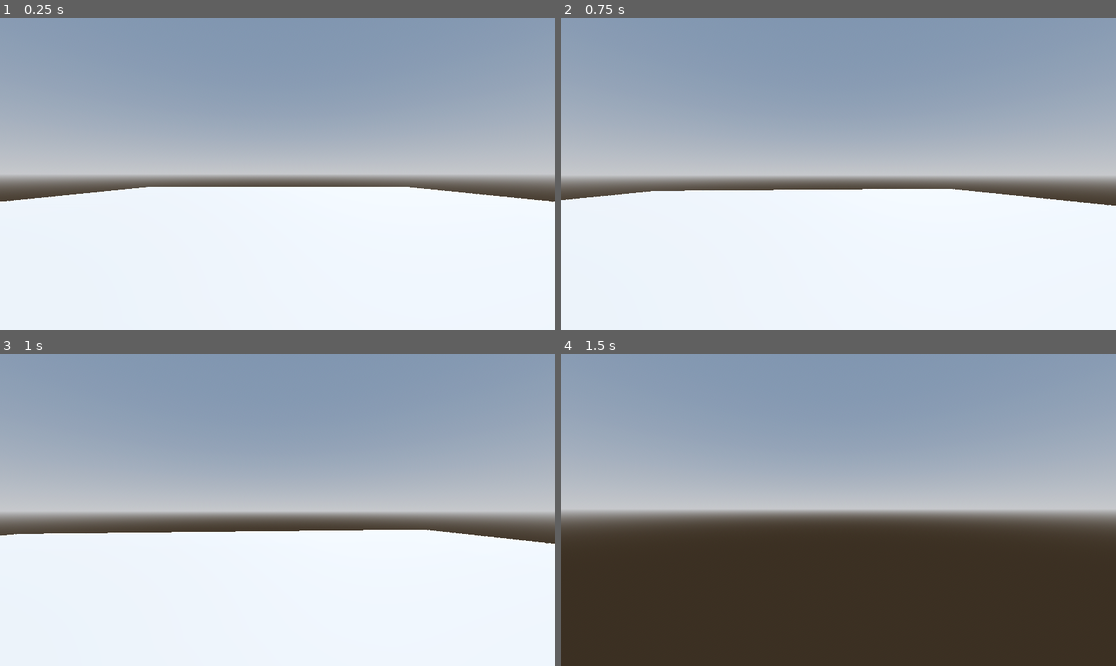
Above: before the commit, frames 1-4 (two rows, left to right).
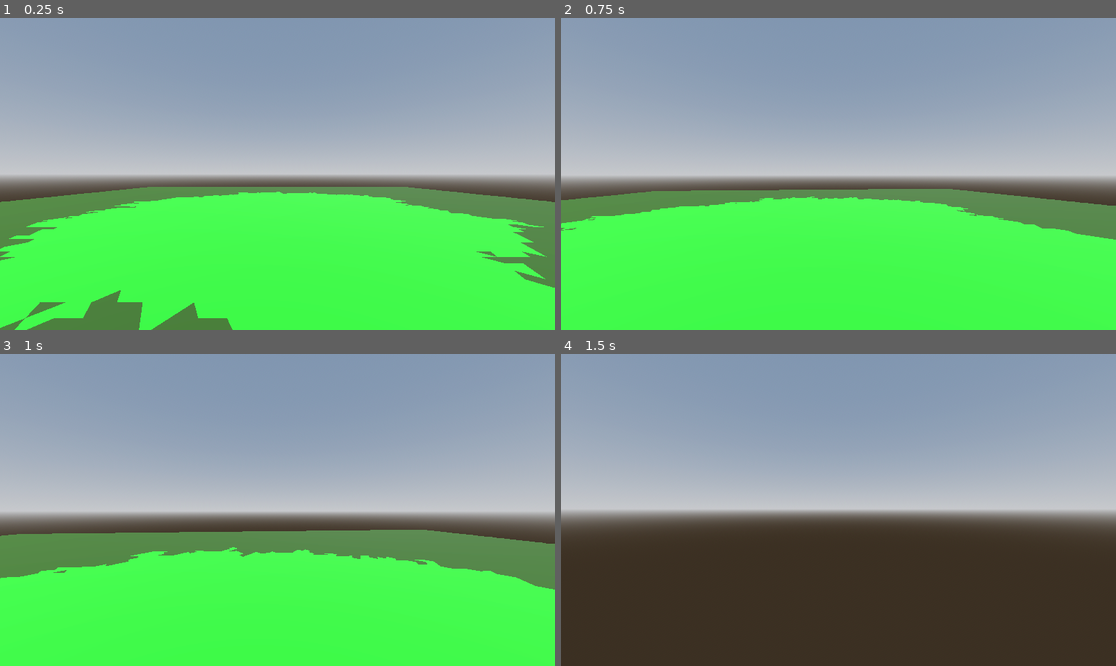
Above: after the commit, the same moments.

Repository: MichaelReel/Faster-Island-Generation
Game: Godot game, scene res://Main.tscn
Same seed, same stepped clock (60 frames per second), same inputs: the game is played once before the commit and once after it.
Inputs (mouse positions are in pixels of both pictures, inside the frame that each line leads up to):
- Up to frame 1 (0.25 s): no input
- Up to frame 2 (0.75 s): tap Enter at 0.5 s; move the mouse to (866, 174) at 0.52 s; hold W (forward) from 0.53 s (still down)
- Up to frame 3 (1 s): keep holding W (forward)
- Up to frame 4 (1.5 s): keep holding W (forward); move the mouse to (810, 510) at 1.27 s

The runs differ from the first frame. In frame 1, 45% of the frame differs, in the area x 0-100%, y 54-100%; in frame 2, 44%; in frame 3, 43%; in frame 4, nothing differs.

Commit message:
Managed to get the per-basic island shape

Diff:
--- a/Main.tscn
+++ b/Main.tscn
@@ -16,6 +16,12 @@
 tonemap_mode = 2
 glow_enabled = true
 
+[sub_resource type="StandardMaterial3D" id="StandardMaterial3D_582fk"]
+albedo_color = Color(0.121569, 0.227451, 0.027451, 1)
+
+[sub_resource type="StandardMaterial3D" id="StandardMaterial3D_g3d72"]
+albedo_color = Color(0.0862745, 0.611765, 0.0784314, 1)
+
 [node name="Main" type="Node3D"]
 
 [node name="WorldEnvironment" type="WorldEnvironment" parent="."]
@@ -27,6 +33,9 @@
 
 [node name="GeneratedIsland" parent="." instance=ExtResource("1_77t7i")]
 bounds_side = 100.0
+island_cell_count = 7202
+sub_water = SubResource("StandardMaterial3D_582fk")
+ground = SubResource("StandardMaterial3D_g3d72")
 
 [node name="FlyingCameraControl" parent="." instance=ExtResource("2_gt1th")]
 transform = Transform3D(1, 0, 0, 0, 1, 0, 0, 0, 1, 0, 5, 30)
--- a/island/GeneratedIsland.gd
+++ b/island/GeneratedIsland.gd
@@ -11,19 +11,30 @@
 		tri_side = value
 		_changes_pending = true
 
+@export var island_cell_count: int = 1000 :
+	set(value):
+		island_cell_count = value
+		_changes_pending = true
+
 @export var random_seed: int = -2147483648 :
 	set(value):
 		random_seed = value
 		_changes_pending = true
 
+@export_category("debug_materials")
+@export var sub_water: Material = Material.new()
+@export var ground: Material = Material.new()
+
 @onready var bounds : Mesh = $BoundsMesh.mesh
+@onready var material_lib: MaterialLib = MaterialLib.new()
 
 var _terrain_manager : TerrainManager
 var _changes_pending : bool = true
 var _mesh_instance_dict : Dictionary = {}
 
 func _ready() -> void:
-	pass
+	material_lib.set_material("sub_water", sub_water)
+	material_lib.set_material("ground", ground)
 
 func _process(delta: float) -> void:
 	if not _changes_pending:
@@ -36,13 +47,13 @@
 
 func _tool_execute(_delta: float) -> void:
 	bounds.size = Vector2.ONE * bounds_side
-	_terrain_manager = TerrainManager.new(random_seed, tri_side, bounds_side)
+	_terrain_manager = TerrainManager.new(random_seed, material_lib, tri_side, bounds_side, island_cell_count)
 	var _err2 = _terrain_manager.connect("stage_complete", _on_stage_complete)
-	_terrain_manager.perform("Grid Stage")
+	_terrain_manager.perform("Outline Stage")
 
 func _game_execute(_delta: float) -> void:
 	bounds.size = Vector2.ONE * bounds_side
-	_terrain_manager = TerrainManager.new(random_seed, tri_side, bounds_side)
+	_terrain_manager = TerrainManager.new(random_seed, material_lib, tri_side, bounds_side, island_cell_count)
 	var _err1 = _terrain_manager.connect("all_stages_complete", _on_all_stages_complete)
 	var _err2 = _terrain_manager.connect("stage_complete", _on_stage_complete)
 	var _err3 = _terrain_manager.connect("stage_percent_complete", _on_stage_percent_complete)
@@ -63,6 +74,7 @@
 		if mesh_name in _mesh_instance_dict:
 			remove_child(_mesh_instance_dict[mesh_name])
 		var mesh_instance: MeshInstance3D = MeshInstance3D.new()
-		mesh_instance.mesh = mesh_dict[mesh_name]
+		var new_mesh = mesh_dict[mesh_name]
+		mesh_instance.mesh = new_mesh
 		_mesh_instance_dict[mesh_name] = mesh_instance
 		add_child(mesh_instance)
--- a/island/GeneratedIsland.tscn
+++ b/island/GeneratedIsland.tscn
@@ -1,7 +1,15 @@
-[gd_scene load_steps=5 format=3 uid="uid://qyqjsv6gy5sa"]
+[gd_scene load_steps=7 format=3 uid="uid://qyqjsv6gy5sa"]
 
 [ext_resource type="Script" path="res://island/GeneratedIsland.gd" id="1_v0fho"]
 [ext_resource type="Shader" path="res://island/material/debug_outline.gdshader" id="2_fcc08"]
+
+[sub_resource type="Material" id="Material_6k20l"]
+resource_local_to_scene = false
+resource_name = ""
+
+[sub_resource type="Material" id="Material_5jwn0"]
+resource_local_to_scene = false
+resource_name = ""
 
 [sub_resource type="ShaderMaterial" id="ShaderMaterial_54e7f"]
 render_priority = 0
@@ -9,10 +17,13 @@
 
 [sub_resource type="PlaneMesh" id="PlaneMesh_qw12c"]
 material = SubResource("ShaderMaterial_54e7f")
-size = Vector2(100, 100)
+size = Vector2(50, 50)
+center_offset = Vector3(0, -0.5, 0)
 
 [node name="GeneratedIsland" type="Node3D"]
 script = ExtResource("1_v0fho")
+sub_water = SubResource("Material_6k20l")
+ground = SubResource("Material_5jwn0")
 
 [node name="BoundsMesh" type="MeshInstance3D" parent="."]
 mesh = SubResource("PlaneMesh_qw12c")
--- a/island/generation/TerrainManager.gd
+++ b/island/generation/TerrainManager.gd
@@ -9,20 +9,25 @@
 signal all_stages_complete()
 
 var _grid_manager: GridManager
+var _outline_manager: OutlineManager
 
 func _init(
 	random_seed: int,
+	material_lib: MaterialLib,
 	tri_side: float,
-	bounds_side: float
+	bounds_side: float,
+	island_cell_limit: int,
 ) -> void:
 	var rng = RandomNumberGenerator.new()
 	rng.seed = random_seed
 	var points_per_row = int(bounds_side / tri_side)
-	_grid_manager = GridManager.new(tri_side, points_per_row)
+	_grid_manager = GridManager.new(tri_side, points_per_row, material_lib)
+	_outline_manager = OutlineManager.new(_grid_manager, island_cell_limit, material_lib, rng.randi())
 
 func perform(up_to_stage_with_name: String = "") -> void:
 	var stages: Array[Stage] = [
-		_grid_manager
+		_grid_manager,
+		_outline_manager,
 	]
 
 	for stage in stages:
--- a/island/generation/grid/GridManager.gd
+++ b/island/generation/grid/GridManager.gd
@@ -6,11 +6,11 @@
 var _tri_cell_layer: TriCellLayer
 var _grid_mesh: GridMesh
 
-func _init(tri_side: float, points_per_row: int) -> void:
+func _init(tri_side: float, points_per_row: int, material_lib: MaterialLib) -> void:
 	_point_layer = PointLayer.new(tri_side, points_per_row)
 	_edge_layer = EdgeLayer.new(_point_layer)
 	_tri_cell_layer = TriCellLayer.new(_point_layer, _edge_layer)
-	_grid_mesh = GridMesh.new(_point_layer, _tri_cell_layer)
+	_grid_mesh = GridMesh.new(_point_layer, _tri_cell_layer, material_lib)
 
 func perform() -> void:
 	emit_signal("percent_complete", self, 0.0)
@@ -30,3 +30,6 @@
 	return {
 		"terrain": _grid_mesh
 	}
+
+func get_tri_cell_layer() -> TriCellLayer:
+	return _tri_cell_layer
--- a/island/generation/grid/geometry/TriCellLayer.gd
+++ b/island/generation/grid/geometry/TriCellLayer.gd
@@ -6,7 +6,6 @@
 var _tri_per_row: int
 var _tri_rows: int
 var _cells: Array[PackedInt64Array] = []
-#var _edge_neighbour_indices: Array[PackedInt64Array] = []
 
 func _init(point_layer: PointLayer, edge_layer: EdgeLayer) -> void:
 	_point_layer = point_layer
@@ -22,16 +21,17 @@
 			var new_triangle: PackedInt64Array = _create_tri_cell(Vector2i(tri_col_ind, tri_row_ind))
 			_cells.append(new_triangle)
 
-#	for tri_cell_ind in range(len(_cells)):
-#		_edge_neighbour_indices.append(_get_edge_sharing_neighbours(tri_cell_ind))
-
 func get_triangles_as_vector3_arrays() -> Array:
 	"""Return each triangle as an array of 3d vectors for surface creation"""
-	var vec3_array: Array = _cells.map(get_triangle_as_vector3_array_for_index)
+	var vec3_array: Array = _cells.map(get_points_as_vector3_array_for_point_indices)
 	return vec3_array
 
-func get_triangle_as_vector3_array_for_index(point_indices: PackedInt64Array) -> PackedVector3Array:
-	"""Return individual triangle as an array of 3d vectors"""
+func get_triangle_as_vector3_array_for_index(triangle_index: int) -> PackedVector3Array:
+	"""Return the points of triangle, by index, as an array of 3d vectors"""
+	return get_points_as_vector3_array_for_point_indices(_cells[triangle_index])
+
+func get_points_as_vector3_array_for_point_indices(point_indices: PackedInt64Array) -> PackedVector3Array:
+	"""Return an array from a list of point indices as an array of 3d vectors"""
 	return PackedVector3Array(Array(point_indices).map(get_point_as_vector3))
 
 func get_point_as_vector3(point_index: int, height: float = 0) -> Vector3:
@@ -84,27 +84,8 @@
 func _point_index(vector: Vector2i) -> int:
 	return _point_layer.get_point_index_for_vector2i(vector)
 
-#func _get_edge_sharing_neighbours(tri_cell_ind: int) -> PackedInt64Array:
-#	"""
-#	Return the immediate, edge sharing, neighbours for a given cell
-#	as an array of indexes of tri_cells.
-#
-#	The neighbours will be the last and next on the same row, appart from the ends
-#	and the adjacent on the above or below row, depending on the orientation of the cell.
-#	"""
-#	var tri_cell_coords = get_tri_cell_vector2i_for_index(tri_cell_ind)
-#
-#	var neighbours: PackedInt64Array = []
-#	# Include cell to the left, if there is one
-#	if tri_cell_coords.x - 1 >= 0:
-#		neighbours.append(get_tri_cell_index_for_vector2i(tri_cell_coords + Vector2i(-1, 0)))
-#
-#	# Include cell to the right, if there is one
-#	if tri_cell_coords.x + 1 < _tri_per_row:
-#		neighbours.append(get_tri_cell_index_for_vector2i(tri_cell_coords + Vector2i(+1, 0)))
-#
-#	# Include the cell in the adjacent row where the flat edge is, if the cell exists
-#	var inter_row_dir: int = get_tri_cell_horizontal_border(tri_cell_coords)
-#	if tri_cell_coords.y + inter_row_dir >= 0 and tri_cell_coords.y + inter_row_dir < _tri_rows:
-#		neighbours.append(get_tri_cell_index_for_vector2i(tri_cell_coords + Vector2i(0, inter_row_dir)))
-#	return neighbours
+func get_cell_count() -> int:
+	return len(_cells)
+
+func get_triangles_grid_dimensions() -> Vector2i:
+	return Vector2i(_tri_per_row, _tri_rows)
--- a/island/generation/grid/mesh/GridMesh.gd
+++ b/island/generation/grid/mesh/GridMesh.gd
@@ -3,15 +3,19 @@
 
 var _point_layer: PointLayer
 var _tri_cell_layer: TriCellLayer
+var _material_lib: MaterialLib
 
-func _init(point_layer: PointLayer, tri_cell_layer: TriCellLayer) -> void:
+func _init(point_layer: PointLayer, tri_cell_layer: TriCellLayer, material_lib: MaterialLib) -> void:
 	_point_layer = point_layer
 	_tri_cell_layer = tri_cell_layer
+	_material_lib = material_lib
 
 func perform() -> void:
 	var triangle_arrays: = _tri_cell_layer.get_triangles_as_vector3_arrays()
 	var surface_tool: SurfaceTool = SurfaceTool.new()
 	surface_tool.begin(Mesh.PRIMITIVE_TRIANGLES)
+	var material: Material = _material_lib.get_material("sub_water")
+	surface_tool.set_material(material)
 	for triangle_vertices in triangle_arrays:
 		for vertex in triangle_vertices:
 			surface_tool.add_vertex(vertex)
--- /dev/null
+++ b/island/generation/outline/OutlineManager.gd
@@ -0,0 +1,37 @@
+class_name OutlineManager
+extends Stage
+
+var _grid_manager: GridManager
+var _island_cell_limit: int
+var _region_cell_layer: RegionCellLayer
+var _island_outline_layer: IslandOutlineLayer
+var _island_outline_mesh: IslandOutlineMesh
+var _rng := RandomNumberGenerator.new()
+
+func _init(grid_manager: GridManager, island_cell_limit: int, material_lib: MaterialLib, rng_seed: int) -> void:
+	_grid_manager = grid_manager
+	_island_cell_limit = island_cell_limit
+	_rng.seed = rng_seed
+
+	_region_cell_layer = RegionCellLayer.new(_grid_manager.get_tri_cell_layer())
+	_island_outline_layer = IslandOutlineLayer.new(_region_cell_layer, _island_cell_limit, _rng.randi())
+	_island_outline_mesh = IslandOutlineMesh.new(
+		_grid_manager.get_tri_cell_layer(), _region_cell_layer, _island_outline_layer, material_lib
+	)
+
+func perform() -> void:
+	emit_signal("percent_complete", self, 0.0)
+	_region_cell_layer.perform()
+	emit_signal("percent_complete", self, 33.3)
+	_island_outline_layer.perform()
+	emit_signal("percent_complete", self, 66.6)
+	_island_outline_mesh.perform()
+	emit_signal("percent_complete", self, 100.0)
+
+func _to_string() -> String:
+	return "Outline Stage"
+
+func get_mesh_dict() -> Dictionary:
+	return {
+		"terrain": _island_outline_mesh
+	}
--- /dev/null
+++ b/island/generation/outline/geometry/IslandOutlineLayer.gd
@@ -0,0 +1,46 @@
+class_name IslandOutlineLayer
+extends Object
+
+var _region_cell_layer: RegionCellLayer
+var _region: Region
+var _cell_limit: int
+var _rng := RandomNumberGenerator.new()
+
+func _init(region_cell_layer: RegionCellLayer, cell_limit: int, rng_seed: int) -> void:
+	_region_cell_layer = region_cell_layer
+	_region = Region.new(_region_cell_layer, _region_cell_layer.get_region_ref())
+
+	_cell_limit = cell_limit
+	_rng.seed = rng_seed
+
+func perform() -> void:
+	var start_triangle_index = _region_cell_layer.get_middle_triangle_index()
+	_region.add_cell_index_to_front(start_triangle_index)
+	_expand_region_up_to_cell_count()
+
+func _expand_region_up_to_cell_count() -> void:
+	var expansion_done := false
+	while not expansion_done:
+		var front_spent = expand_region_into_parent(_region, _rng)
+		if front_spent or _region.get_cell_count() >= _cell_limit:
+			expansion_done = true
+
+func expand_region_into_parent(region: Region, rng: RandomNumberGenerator) -> bool:
+	"""
+	Extend by a cell into the parent medium
+	Return true if there is no space left
+	"""
+	if region.front_empty():
+		return true
+
+	var random_front_cell = region.random_front_cell_index(rng)
+
+	for neighbour_index in _region_cell_layer.get_edge_sharing_neighbours(random_front_cell):
+		if _region_cell_layer.get_parent_reference_for_cell_index(neighbour_index) == _region_cell_layer.get_region_ref():
+			region.add_cell_index_to_front(neighbour_index)
+
+	region.add_cell_index_to_region(random_front_cell)
+	return region.front_empty()
+
+func get_region_ref() -> int:
+	return _region.get_region_index()
--- /dev/null
+++ b/island/generation/outline/geometry/Region.gd
@@ -0,0 +1,39 @@
+class_name Region
+extends Object
+"""
+The generic Region data object
+"""
+
+var _region_cell_layer: RegionCellLayer
+var _region_front: PackedInt64Array = []  # Indices of cells on the potential boundaries
+var _region_cells: PackedInt64Array = []  # Indices of cells in this region
+var _parent_index: int  # Index of the region upon which this region is carved
+var _region_index: int
+
+func _init(region_cell_layer: RegionCellLayer, parent_index: int) -> void:
+	_region_cell_layer = region_cell_layer
+	_parent_index = parent_index
+	_region_index = _region_cell_layer.register_region(self)
+
+func get_region_index() -> int:
+	return _region_index
+
+func add_cell_index_to_front(cell_index: int) -> void:
+	if cell_index in _region_cells:
+		_region_cells.remove_at(_region_cells.find(cell_index))
+	_region_front.append(cell_index)
+
+func add_cell_index_to_region(cell_index: int) -> void:
+	if cell_index in _region_front:
+		_region_front.remove_at(_region_front.find(cell_index))
+	_region_cells.append(cell_index)
+	_region_cell_layer.update_cell_to_region(cell_index, _region_index)
+
+func get_cell_count() -> int:
+	return len(_region_cells)
+
+func front_empty() -> bool:
+	return _region_front.is_empty()
+
+func random_front_cell_index(rng: RandomNumberGenerator) -> int:
+	return _region_front[rng.randi_range(0, len(_region_front) - 1)]
--- /dev/null
+++ b/island/generation/outline/geometry/RegionCellLayer.gd
@@ -0,0 +1,75 @@
+class_name RegionCellLayer
+extends Object
+
+var _tri_cell_layer: TriCellLayer
+var _edge_neighbour_indices: Array[PackedInt64Array] = []  # Links to neighbour cells by index
+var _cell_parents: PackedInt64Array = []  # Link from a cell to it's parent reference index
+var _root_region: Region
+var _parent_reference: Array[Region] = []  # Link from parent reference to the parent Region
+
+func _init(tri_cell_layer: TriCellLayer) -> void:
+	_tri_cell_layer = tri_cell_layer
+	_root_region = Region.new(self, 0)
+
+func perform() -> void:
+	for cell_ind in range(_tri_cell_layer.get_cell_count()):
+		_edge_neighbour_indices.append(_get_edge_sharing_neighbours(cell_ind))
+		_cell_parents.append(_root_region.get_region_index())  # Default all cells to root region
+
+func get_region_ref() -> int:
+	return _root_region.get_region_index()
+
+func register_region(parent: Region) -> int:
+	var index = len(_parent_reference)
+	_parent_reference.append(parent)
+	return index
+
+func get_region_count() -> int:
+	return len(_parent_reference)
+
+func get_parent_by_reference(index: int) -> Region:
+	return _parent_reference[index]
+
+func get_reference_by_parent(parent: Region) -> int:
+	return _parent_reference.find(parent)
+
+func get_middle_triangle_index() -> int:
+	return _tri_cell_layer.get_tri_cell_index_for_vector2i(
+		_tri_cell_layer.get_triangles_grid_dimensions() / 2
+	)
+
+func get_parent_reference_for_cell_index(cell_index: int) -> int:
+	return _cell_parents[cell_index]
+
+func update_cell_to_region(cell_index: int, region_index: int) -> void:
+	_cell_parents[cell_index] = region_index
+
+func get_edge_sharing_neighbours(cell_ind: int) -> PackedInt64Array:
+	return _edge_neighbour_indices[cell_ind]
+
+func _get_edge_sharing_neighbours(cell_ind: int) -> PackedInt64Array:
+	"""
+	Return the immediate, edge sharing, neighbours for a given cell
+	as an array of indexes of tri_cells.
+
+	The neighbours will be the previous and next cells on the same row
+	and the adjacent cell on the above or below row, depending on the orientation of the triangle.
+	"""
+	var tri_cell_coords: Vector2i = _tri_cell_layer.get_tri_cell_vector2i_for_index(cell_ind)
+	var tri_grid_dimensions: Vector2i = _tri_cell_layer.get_triangles_grid_dimensions()
+	var neighbours: PackedInt64Array = []
+
+	# Include cell to the left, if there is one
+	if tri_cell_coords.x - 1 >= 0:
+		neighbours.append(_tri_cell_layer.get_tri_cell_index_for_vector2i(tri_cell_coords + Vector2i(-1, 0)))
+
+	# Include cell to the right, if there is one
+	if tri_cell_coords.x + 1 < tri_grid_dimensions.x:
+		neighbours.append(_tri_cell_layer.get_tri_cell_index_for_vector2i(tri_cell_coords + Vector2i(+1, 0)))
+
+	# Include the cell in the adjacent row where the flat edge is, if the cell exists
+	var inter_row_dir: int = _tri_cell_layer.get_tri_cell_horizontal_border(tri_cell_coords)
+	if tri_cell_coords.y + inter_row_dir >= 0 and tri_cell_coords.y + inter_row_dir < tri_grid_dimensions.y:
+		neighbours.append(_tri_cell_layer.get_tri_cell_index_for_vector2i(tri_cell_coords + Vector2i(0, inter_row_dir)))
+
+	return neighbours
--- /dev/null
+++ b/island/generation/outline/mesh/IslandOutlineMesh.gd
@@ -0,0 +1,39 @@
+class_name IslandOutlineMesh
+extends ArrayMesh
+
+var _tri_cell_layer: TriCellLayer
+var _region_cell_layer: RegionCellLayer
+var _material_lib: MaterialLib
+var _island_outline_layer: IslandOutlineLayer
+
+func _init(
+	tri_cell_layer: TriCellLayer, region_cell_layer: RegionCellLayer, island_outline_layer: IslandOutlineLayer, material_lib: MaterialLib
+) -> void:
+	_tri_cell_layer = tri_cell_layer
+	_region_cell_layer = region_cell_layer
+	_island_outline_layer = island_outline_layer
+	_material_lib = material_lib
+
+func perform() -> void:
+	var sub_surface_tool: SurfaceTool = SurfaceTool.new()
+	var ground_surface_tool: SurfaceTool = SurfaceTool.new()
+	sub_surface_tool.begin(Mesh.PRIMITIVE_TRIANGLES)
+	ground_surface_tool.begin(Mesh.PRIMITIVE_TRIANGLES)
+	sub_surface_tool.set_material(_material_lib.get_material("sub_water"))
+	ground_surface_tool.set_material(_material_lib.get_material("ground"))
+
+	for cell_index in range(_tri_cell_layer.get_cell_count()):
+		var surface_tool = sub_surface_tool
+
+		var region_index = _region_cell_layer.get_parent_reference_for_cell_index(cell_index)
+		if region_index == _island_outline_layer.get_region_ref():
+			surface_tool = ground_surface_tool
+
+		var triangle_vertices = _tri_cell_layer.get_triangle_as_vector3_array_for_index(cell_index)
+		for vertex in triangle_vertices:
+			surface_tool.add_vertex(vertex)
+
+	sub_surface_tool.generate_normals()
+	ground_surface_tool.generate_normals()
+	sub_surface_tool.commit(self)
+	ground_surface_tool.commit(self)
--- /dev/null
+++ b/island/material/MaterialLib.gd
@@ -0,0 +1,15 @@
+class_name MaterialLib
+extends Resource
+
+var _material_dict: Dictionary = {}
+var _default_material: Material = StandardMaterial3D.new()
+
+func _ready():
+	_default_material.albedo_color = Color8(255, 0, 255, 255)
+
+func set_material(mat_name: String, material: Material) -> void:
+	_material_dict[mat_name] = material
+
+func get_material(mat_name: String) -> Material:
+	var mat = _material_dict.get(mat_name, _default_material)
+	return mat
Not shown: 1 places in Main.tscn that only renumber resources
